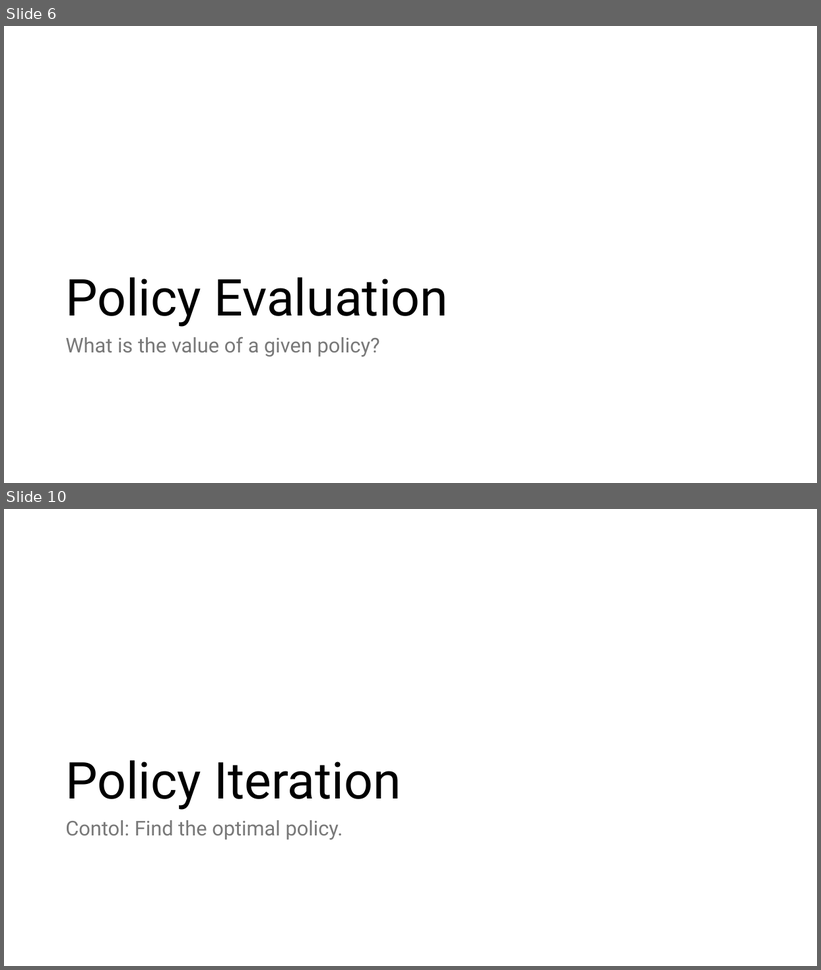
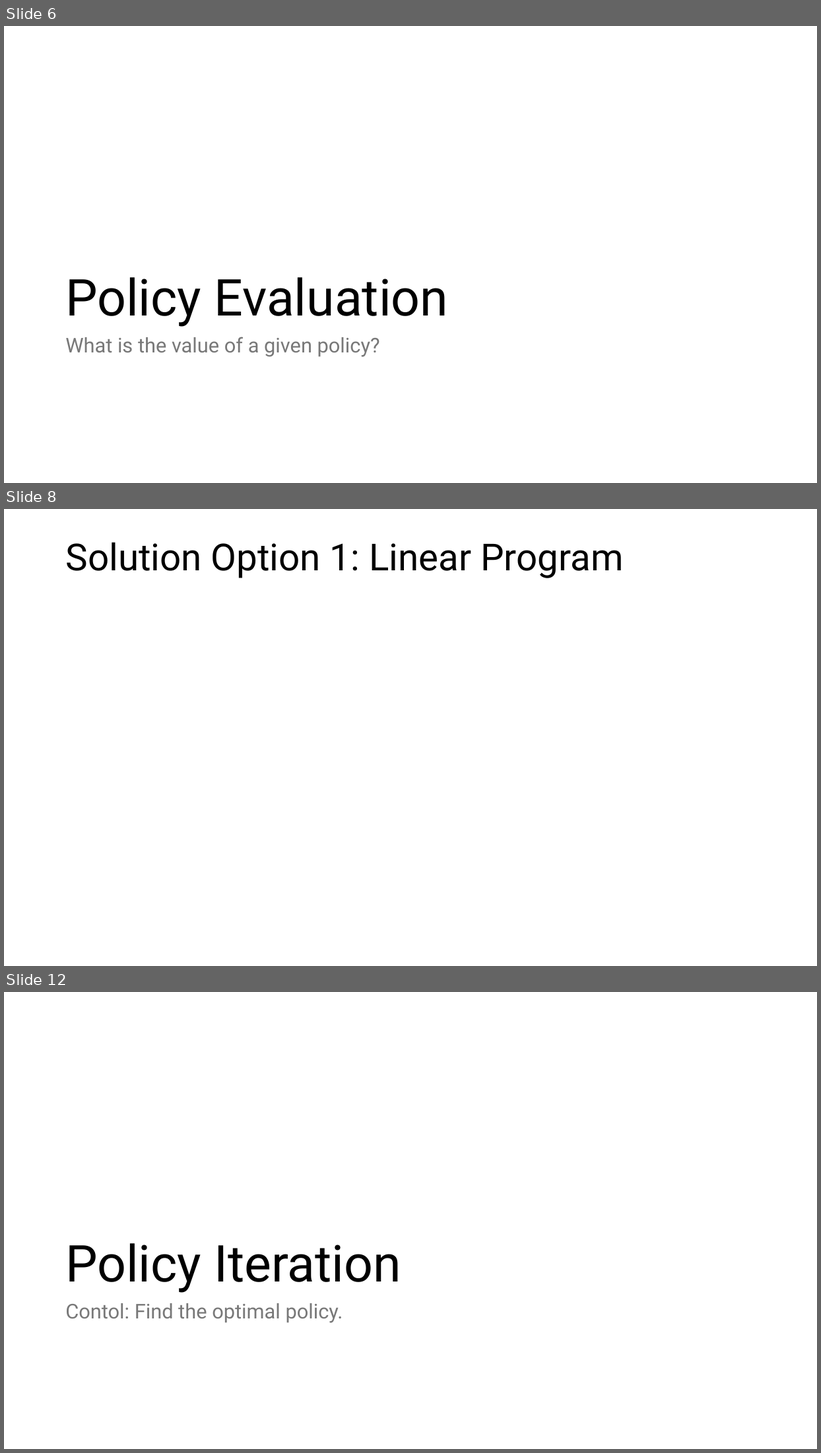
Before and after one commit to mhahsler/Introduction_to_Reinforcement_Learning, a slide deck: slides/Lecture_Chapter04.pptx. Shown one above the other, each under a label of ours: slides 6 and 10 before the commit, slides 6, 8 and 12 after it; the slides between them are not shown. The pictures are 821x970 and 821x1453 pixels, drawn with LibreOffice and Linux fonts; fonts in the diff are those of the drawing; grey boxes stand for pictures. Boxes give left, top, right and bottom in pixels: in the first picture for what was removed or moved away, otherwise in the second. Text is boxed around its words. In the diff, an @@ line names an element or a change of style, - is before the commit and + after.

```diff
--- a/slides/Lecture_Chapter04.pptx
+++ b/slides/Lecture_Chapter04.pptx
@@ slide 8 added at bbox=[4, 509, 817, 966], background #FFFFFF @@
@@ title added at bbox=[66, 542, 623, 578], 44 pt, text #000000 @@
+Solution Option 1: Linear Program
@@ what was slide 10 is now slide 12 @@
```
Also in this commit, not shown: 5 slides changed, 1 other slide added, 3 other files.
